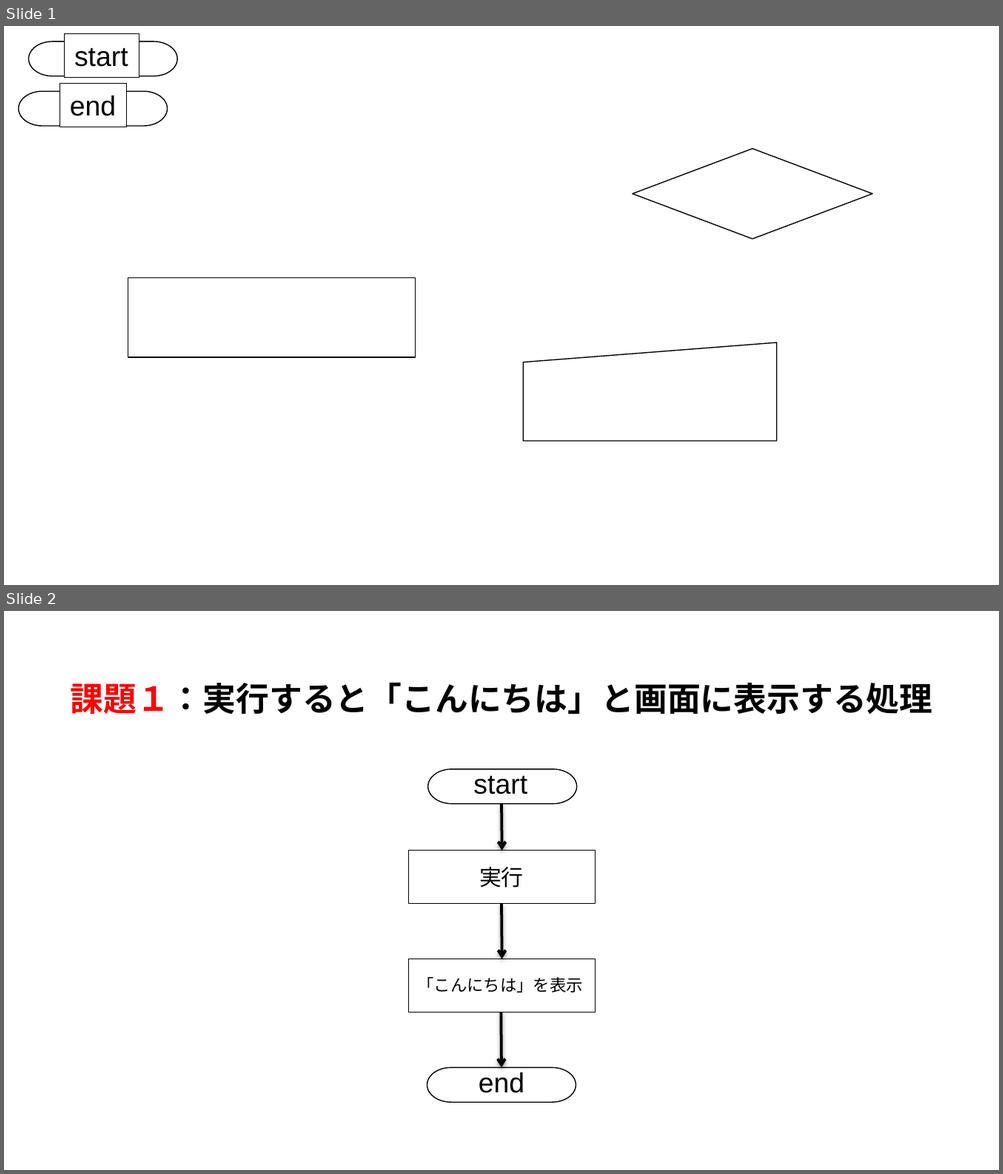
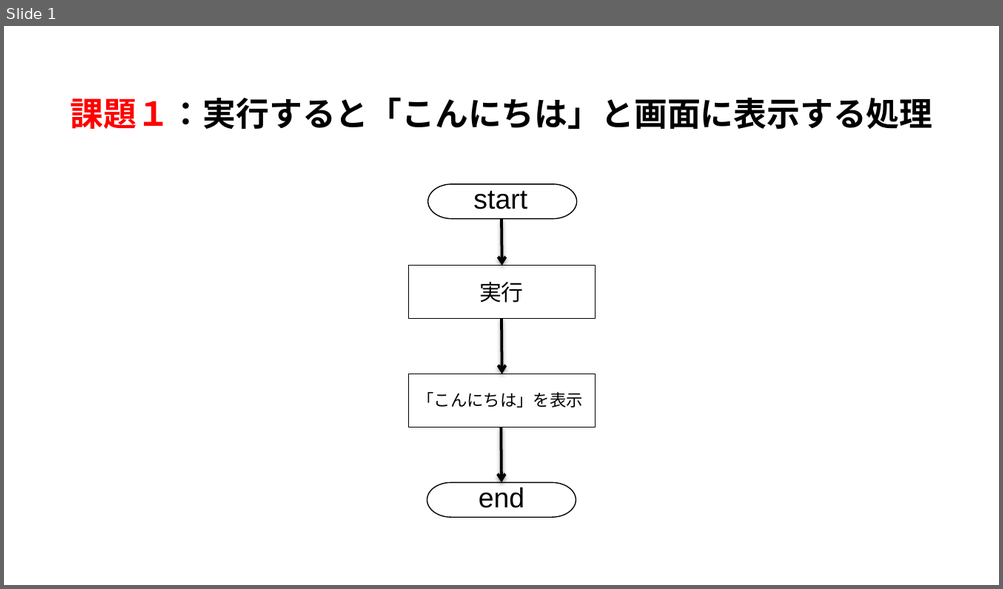
Before and after one commit to Taka-Haru/Challenge, a slide deck: Flowchart .pptx. Shown one above the other, each under a label of ours: slides 1 and 2 before the commit, slide 1 after it. The pictures are 1003x1174 and 1003x589 pixels, drawn with LibreOffice and Linux fonts; fonts in the diff are those of the drawing. Boxes give left, top, right and bottom in pixels: in the first picture for what was removed or moved away, otherwise in the second. Text is boxed around its words. In the diff, an @@ line names an element or a change of style, - is before the commit and + after.

```diff
--- a/Flowchart .pptx
+++ b/Flowchart .pptx
@@ slide 1 removed at (x1=4, y1=26, x2=999, y2=585), background #FFFFFF @@
@@ pill shape removed at (x1=29, y1=42, x2=178, y2=77) @@
@@ rectangle removed at (x1=65, y1=34, x2=139, y2=78) @@
-start
@@ pill shape removed at (x1=19, y1=92, x2=168, y2=127) @@
@@ rectangle removed at (x1=60, y1=84, x2=126, y2=127) @@
-end
@@ diamond removed at (x1=632, y1=148, x2=872, y2=239) @@
@@ rectangle removed at (x1=128, y1=278, x2=415, y2=358) @@
@@ flow chart manual input removed at (x1=523, y1=343, x2=777, y2=442) @@
@@ what was slide 2 is now slide 1 @@
```
Also in this commit, not shown: 3 slides changed, 2 slides added.
